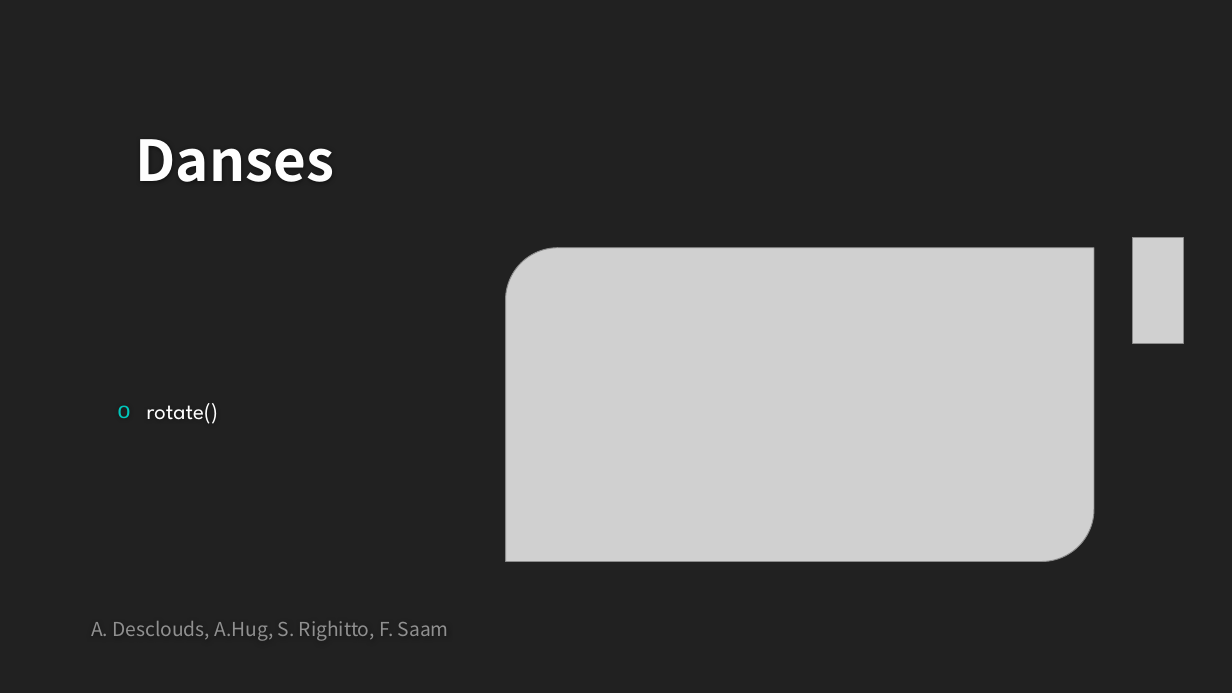
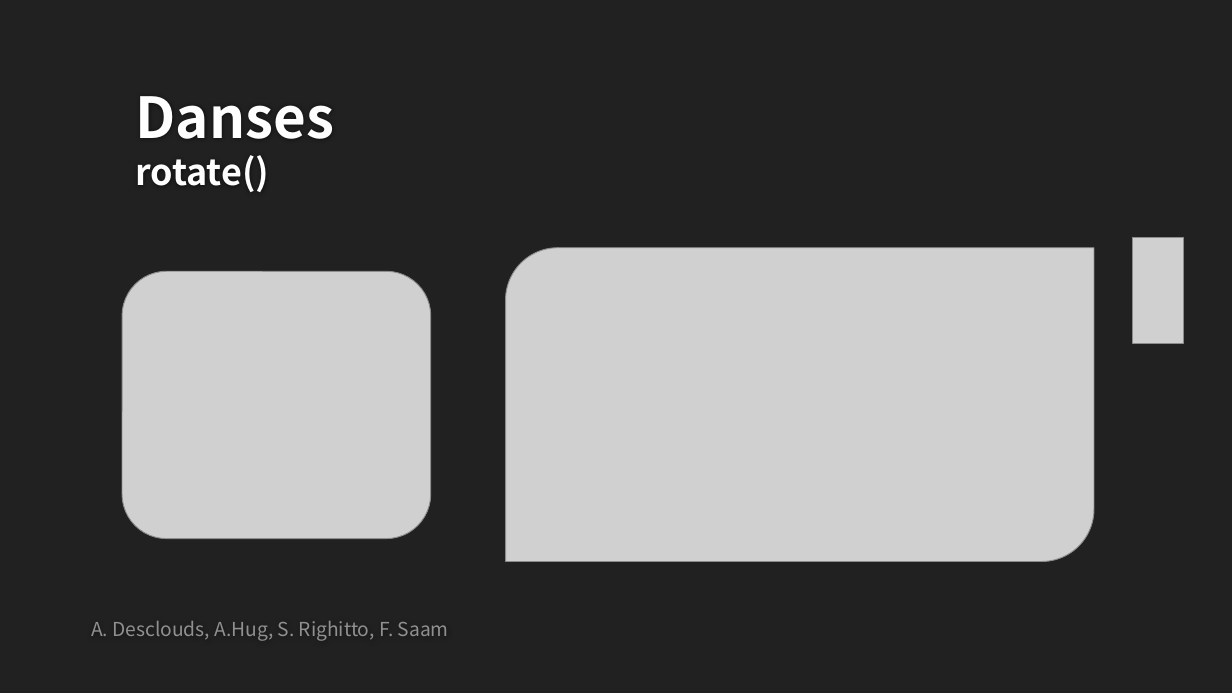
Before and after one commit to SimoneRighitto/SFT15_Elisa, a slide deck: slide 20 of Elisa-3_presentation.pptx. Drawn at 1232x693 pixels with LibreOffice and Linux fonts; fonts in the diff are those of the drawing; grey boxes stand for pictures; background and template pictures are left out. Boxes give left, top, right and bottom in pixels: in the first picture for what was removed or moved away, otherwise in the second. Text is boxed around its words. In the diff, an @@ line names an element or a change of style, - is before the commit and + after.

```diff
--- a/Elisa-3_presentation.pptx
+++ b/Elisa-3_presentation.pptx
@@ title at bbox=[135, 96, 334, 192]: text changed; size 44 to 28 pt @@
-Danses
+Danses
+rotate()
@@ picture added at bbox=[122, 272, 431, 539] @@
@@ text removed at bbox=[147, 403, 218, 424] @@
-o rotate()
```
Also in this commit, not shown: 1 other slide changed.
